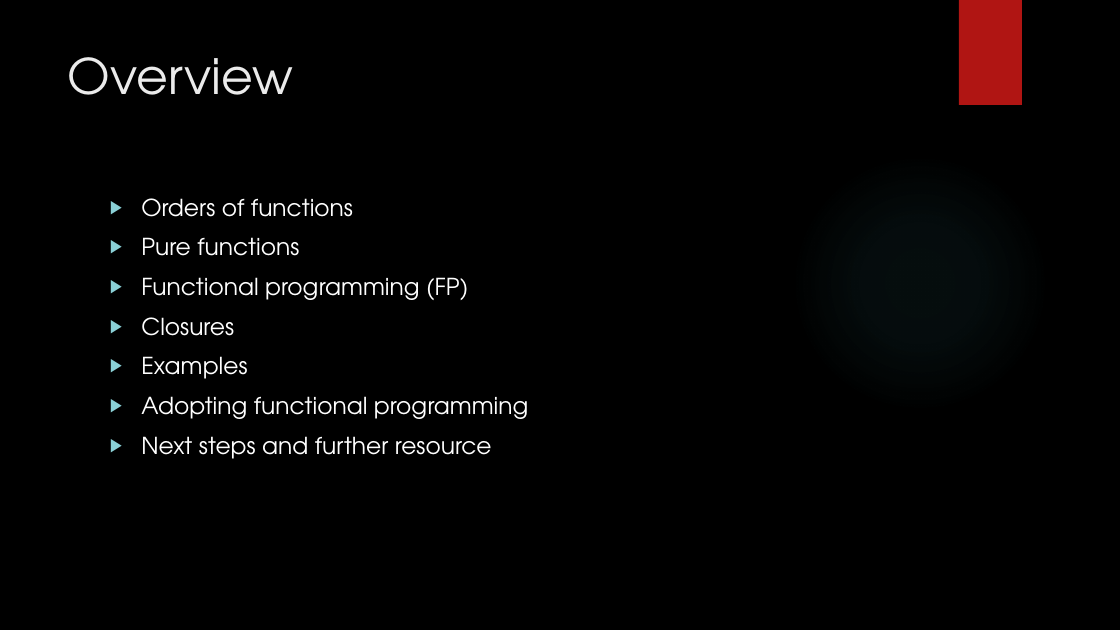
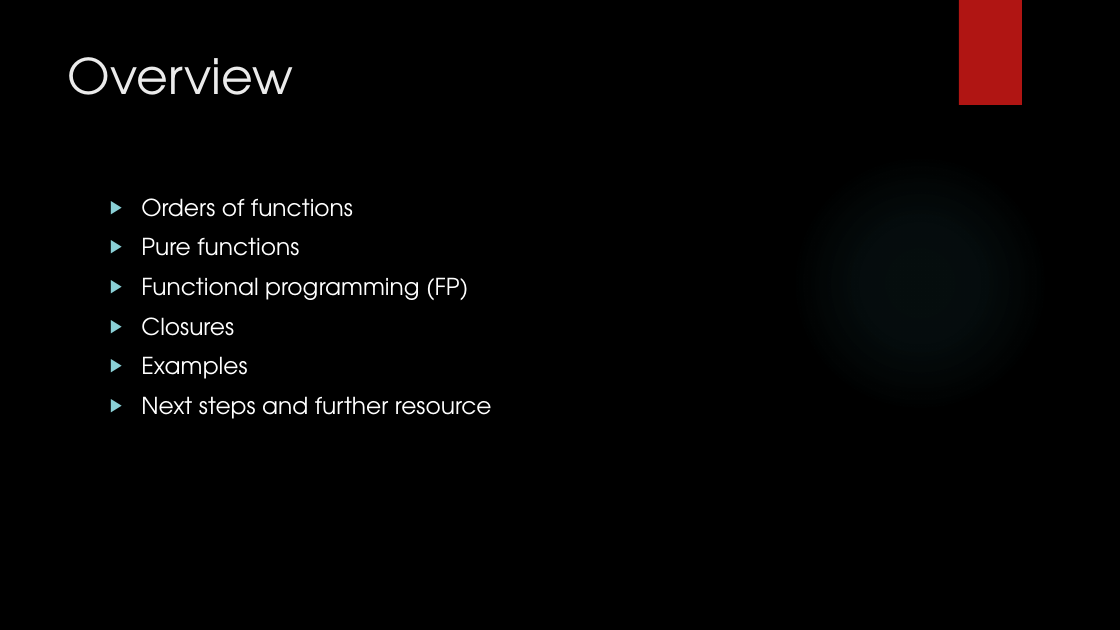
Before and after one commit to dennisdietrich/FpWithCSharp, a slide deck: slide 2 of doc/GetFuncY.pptx. Drawn at 1120x630 pixels with LibreOffice and Linux fonts; fonts in the diff are those of the drawing; background and template pictures are left out. Boxes give left, top, right and bottom in pixels: in the first picture for what was removed or moved away, otherwise in the second. Text is boxed around its words. In the diff, an @@ line names an element or a change of style, - is before the commit and + after.

Commit message:
Removed section 'adopting FP' and added two sidebars instead

```diff
--- a/doc/GetFuncY.pptx
+++ b/doc/GetFuncY.pptx
@@ text at <box>141,396,528,419</box>: paragraph removed @@
-▶ Adopting functional programming
```
Also in this commit, not shown: 2 slides added, 3 slides removed.
